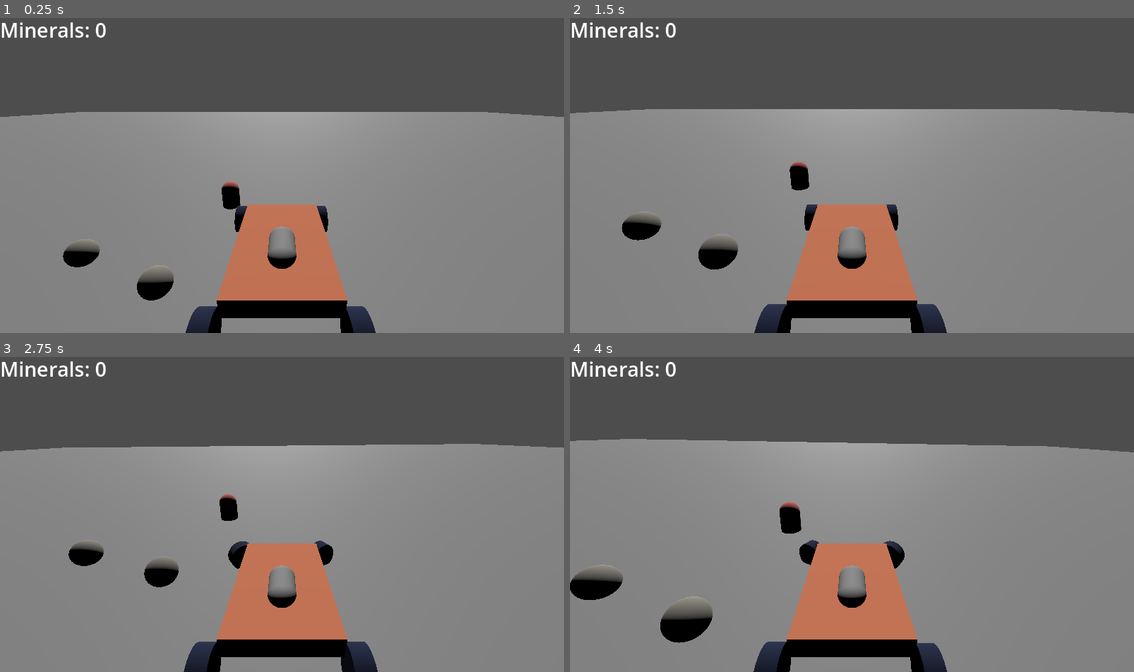
Above: before the commit, frames 1-4 (two rows, left to right).
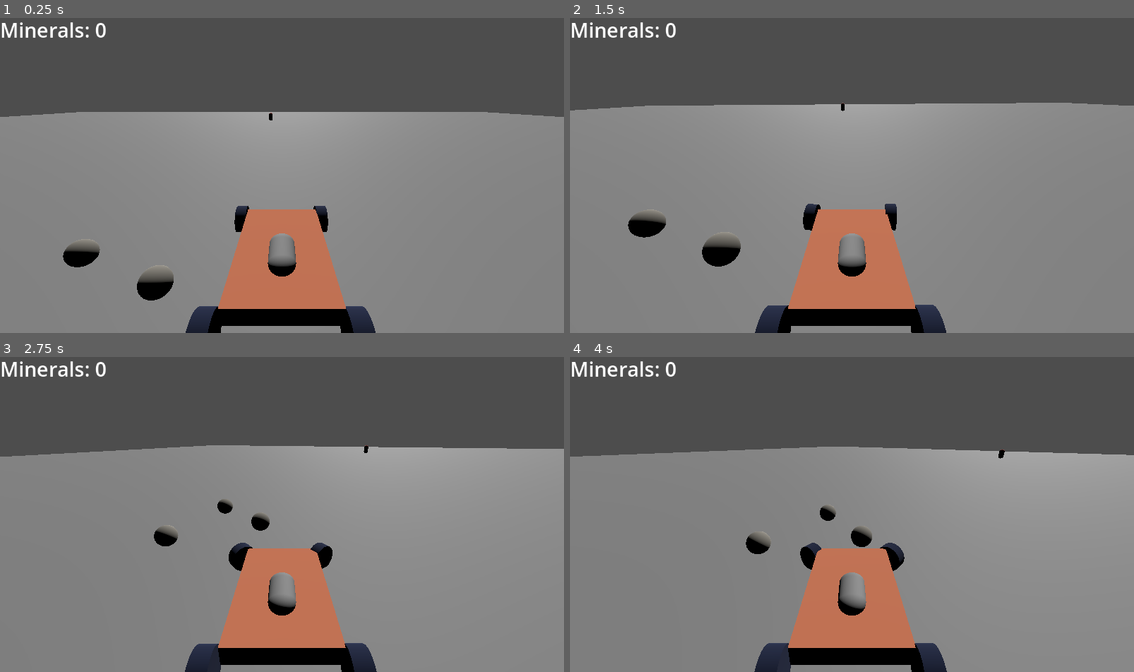
Above: after the commit, the same moments.

Repository: Emaro/rovers-journey
Game: Godot game, scene res://scenes/main.tscn
The game is run twice, just before and just after one commit, with the same random seed, the same clock (stepped at 60 frames per second) and the same inputs.
Inputs:
- Up to frame 1 (0.25 s): no input
- Up to frame 2 (1.5 s): hold D (move_right) 0.53-1.28 s; tap E (interact) at 0.6, 1.35 s; hold S (move_back) from 1.28 s (still down)
- Up to frame 3 (2.75 s): release S (move_back) at 2.03 s; hold D (move_right) from 2.03 s (still down); tap E (interact) at 2.1 s
- Up to frame 4 (4 s): release D (move_right) at 2.78 s; hold Up (move_forward) 2.78-3.53 s; tap E (interact) at 2.85, 3.6 s; hold A (move_left) from 3.53 s (still down)

The runs differ from the first frame. In frame 1, 2.3% of the frame differs, in the area x 38-62%, y 30-98%; in frame 2, 4.5%; in frame 3, 4.6%; in frame 4, 7.9%, in the area x 0-100%, y 26-100%.

Commit message:
Update vehicle behavior

Diff:
--- a/scenes/main.tscn
+++ b/scenes/main.tscn
@@ -32,10 +32,21 @@
 [node name="HUD" parent="." instance=ExtResource("3_sugp2")]
 
 [node name="Alien" parent="." instance=ExtResource("4_jyhfs")]
-transform = Transform3D(1, 0, 0, 0, 1, 0, 0, 0, 1, 3, 0.5, 6)
+transform = Transform3D(1, 0, 0, 0, 1, 0, 0, 0, 1, 3, 1.540556, 52.592537)
+
+[node name="Alien2" parent="." instance=ExtResource("4_jyhfs")]
+transform = Transform3D(1, 0, 0, 0, 1, 0, 0, 0, 1, 11.68203, 1.540556, -53.730476)
+
+[node name="Alien3" parent="." instance=ExtResource("4_jyhfs")]
+transform = Transform3D(1, 0, 0, 0, 1, 0, 0, 0, 1, -56.25422, 1.540556, 0.12143707)
 
 [node name="Rover" parent="." instance=ExtResource("5_tbgi4")]
 transform = Transform3D(1, 0, 0, 0, 1, 0, 0, 0, 1, 0, 3.2450998, 0)
+center_of_mass = Vector3(0, -0.47, 0)
+max_rpm = 1000
+max_torque = 600
+turn_speed = 10
+turn_amound = 0.9
 metadata/_edit_lock_ = true
 
 [node name="Camera3D" type="Camera3D" parent="Rover"]
--- a/scenes/roverljfp.tscn
+++ b/scenes/roverljfp.tscn
@@ -19,80 +19,80 @@
 [sub_resource type="CapsuleMesh" id="CapsuleMesh_44p52"]
 
 [node name="VehicleBody3D" type="VehicleBody3D"]
-mass = 200.0
-engine_force = 601.68
-brake = 6.51
-steering = 0.1420698
+mass = 240.0
+center_of_mass_mode = 1
+center_of_mass = Vector3(0, 0, 0.4)
 script = ExtResource("1_il8ej")
 
 [node name="CollisionShape3D" type="CollisionShape3D" parent="."]
-transform = Transform3D(1, 0, 0, 0, 1, 0, 0, 0, 1, 0, -1, 0)
+transform = Transform3D(1, 0, 0, 0, 1, 0, 0, 0, 1, 0, -1.2316868, 0)
 shape = SubResource("BoxShape3D_il8ej")
 
 [node name="MeshInstance3D" type="MeshInstance3D" parent="."]
-transform = Transform3D(2.6, 0, 0, 0, 0.5, 0, 0, 0, 4, 0, -1, 0)
+transform = Transform3D(2.6, 0, 0, 0, 0.5, 0, 0, 0, 4, 0, -1.2316868, 0)
 mesh = SubResource("BoxMesh_8cnl3")
 
-[node name="VehicleWheel3D" type="VehicleWheel3D" parent="."]
+[node name="wheelFR" type="VehicleWheel3D" parent="."]
 transform = Transform3D(1, 0, 0, 0, 1, 0, 0, 0, 1, -1.4901371, -1.257155, 2.0055156)
-brake = 6.51
-steering = 0.1420698
 use_as_steering = true
-wheel_roll_influence = 0.5
-wheel_friction_slip = 0.8
-suspension_stiffness = 20.0
+wheel_roll_influence = 0.0
+suspension_travel = 10.0
+suspension_stiffness = 40.0
+damping_compression = 1.9
+damping_relaxation = 2.0
 metadata/_edit_lock_ = true
 
-[node name="MeshInstance3D" type="MeshInstance3D" parent="VehicleWheel3D"]
+[node name="MeshInstance3D" type="MeshInstance3D" parent="wheelFR"]
 transform = Transform3D(-4.371139e-08, 0.19999999, 0, -1, -8.742277e-09, 0, 0, 0, 1, 0, 0, 0)
 mesh = SubResource("CylinderMesh_d4gi6")
 surface_material_override/0 = SubResource("StandardMaterial3D_7ff10")
 
-[node name="VehicleWheel3D2" type="VehicleWheel3D" parent="."]
+[node name="wheelBR" type="VehicleWheel3D" parent="."]
 transform = Transform3D(1, 0, 0, 0, 1, 0, 0, 0, 1, -1.4901371, -1.257155, -2.2568946)
-engine_force = 601.68
-brake = 6.51
 use_as_traction = true
-wheel_roll_influence = 0.5
-wheel_friction_slip = 0.8
-suspension_stiffness = 20.0
+wheel_roll_influence = 0.0
+suspension_travel = 10.0
+suspension_stiffness = 40.0
+damping_compression = 1.9
+damping_relaxation = 2.0
 metadata/_edit_lock_ = true
 
-[node name="MeshInstance3D" type="MeshInstance3D" parent="VehicleWheel3D2"]
+[node name="MeshInstance3D" type="MeshInstance3D" parent="wheelBR"]
 transform = Transform3D(-4.371139e-08, 0.19999999, 0, -1, -8.742277e-09, 0, 0, 0, 1, 0, 0, 0)
 mesh = SubResource("CylinderMesh_d4gi6")
 surface_material_override/0 = SubResource("StandardMaterial3D_7ff10")
 
-[node name="VehicleWheel3D3" type="VehicleWheel3D" parent="."]
+[node name="wheelBL" type="VehicleWheel3D" parent="."]
 transform = Transform3D(1, 0, 0, 0, 1, 0, 0, 0, 1, 1.5395627, -1.2571547, -2.2568946)
-engine_force = 601.68
-brake = 6.51
 use_as_traction = true
-wheel_roll_influence = 0.5
-wheel_friction_slip = 0.8
-suspension_stiffness = 20.0
+wheel_roll_influence = 0.0
+suspension_travel = 10.0
+suspension_stiffness = 40.0
+damping_compression = 1.9
+damping_relaxation = 2.0
 metadata/_edit_lock_ = true
 
-[node name="MeshInstance3D" type="MeshInstance3D" parent="VehicleWheel3D3"]
+[node name="MeshInstance3D" type="MeshInstance3D" parent="wheelBL"]
 transform = Transform3D(-4.371139e-08, 0.19999999, 0, -1, -8.742277e-09, 0, 0, 0, 1, 0, 0, 0)
 mesh = SubResource("CylinderMesh_d4gi6")
 surface_material_override/0 = SubResource("StandardMaterial3D_7ff10")
 
-[node name="VehicleWheel3D4" type="VehicleWheel3D" parent="."]
+[node name="wheelFL" type="VehicleWheel3D" parent="."]
 transform = Transform3D(1, 0, 0, 0, 1, 0, 0, 0, 1, 1.5395627, -1.257155, 2.0055156)
-brake = 6.51
-steering = 0.1420698
+use_as_traction = true
 use_as_steering = true
-wheel_roll_influence = 0.5
-wheel_friction_slip = 0.8
-suspension_stiffness = 20.0
+wheel_roll_influence = 0.0
+suspension_travel = 10.0
+suspension_stiffness = 40.0
+damping_compression = 1.9
+damping_relaxation = 2.0
 metadata/_edit_lock_ = true
 
-[node name="MeshInstance3D" type="MeshInstance3D" parent="VehicleWheel3D4"]
+[node name="MeshInstance3D" type="MeshInstance3D" parent="wheelFL"]
 transform = Transform3D(-4.371139e-08, 0.19999999, 0, -1, -8.742277e-09, 0, 0, 0, 1, 0, 0, 0)
 mesh = SubResource("CylinderMesh_d4gi6")
 surface_material_override/0 = SubResource("StandardMaterial3D_7ff10")
 
 [node name="MeshInstance3D2" type="MeshInstance3D" parent="."]
-transform = Transform3D(0.7, 0, 0, 0, -3.059797e-08, -0.5, 0, 0.7, -2.1855694e-08, 0, -0.57155263, -0.5938267)
+transform = Transform3D(0.7, 0, 0, 0, -3.059797e-08, -0.5, 0, 0.7, -2.1855694e-08, 0, -0.8032395, -0.5938267)
 mesh = SubResource("CapsuleMesh_44p52")
--- a/scripts/vehicle_body_3d.gd
+++ b/scripts/vehicle_body_3d.gd
@@ -10,8 +10,15 @@
 func _process(delta: float) -> void:
 	pass
 
+@export var max_rpm = 450
+@export var max_torque = 300
+@export var turn_speed = 3
+@export var turn_amound = 0.3
 func _physics_process(delta: float) -> void:
-	steering = move_toward(steering, Input.get_axis("move_right", "move_left"), delta * 50)
-	engine_force = Input.get_axis("move_back", "move_forward") * 5000
-	if (Input.get_axis("move_back", "move_forward") > 0):
-		print(Input.get_axis("move_back", "move_forward"))
+	var dir = Input.get_axis("move_back", "move_forward")
+	var steering_dir = Input.get_axis("move_right", "move_left")
+	var rpm = abs($wheelBR.get_rpm() + $wheelBL.get_rpm()) / 2.0
+	var torque = dir * max_torque * (1.0 - rpm / max_rpm)
+
+	engine_force = torque
+	steering = lerp(steering, steering_dir * turn_amound, turn_speed * delta)
